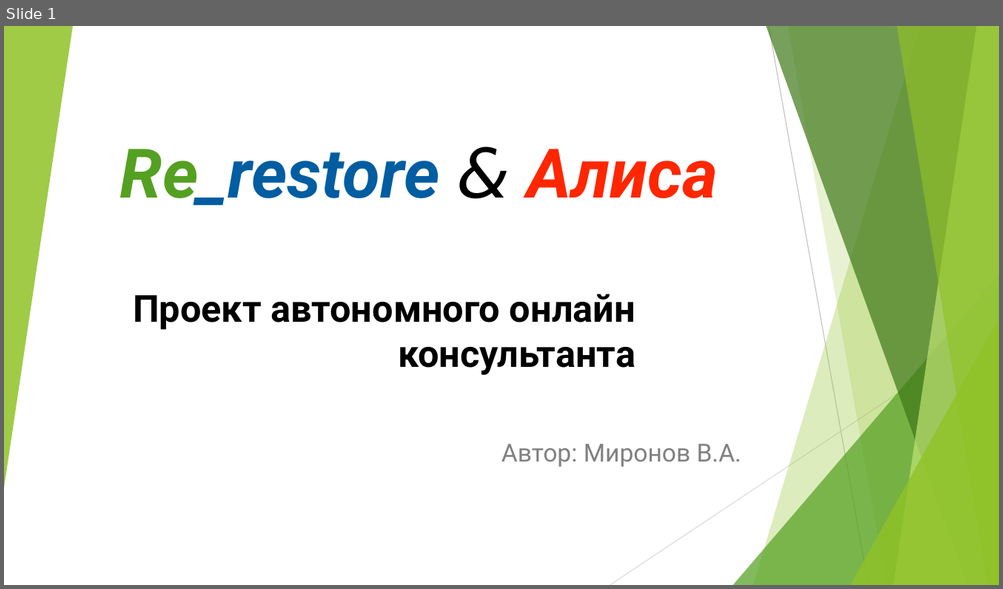
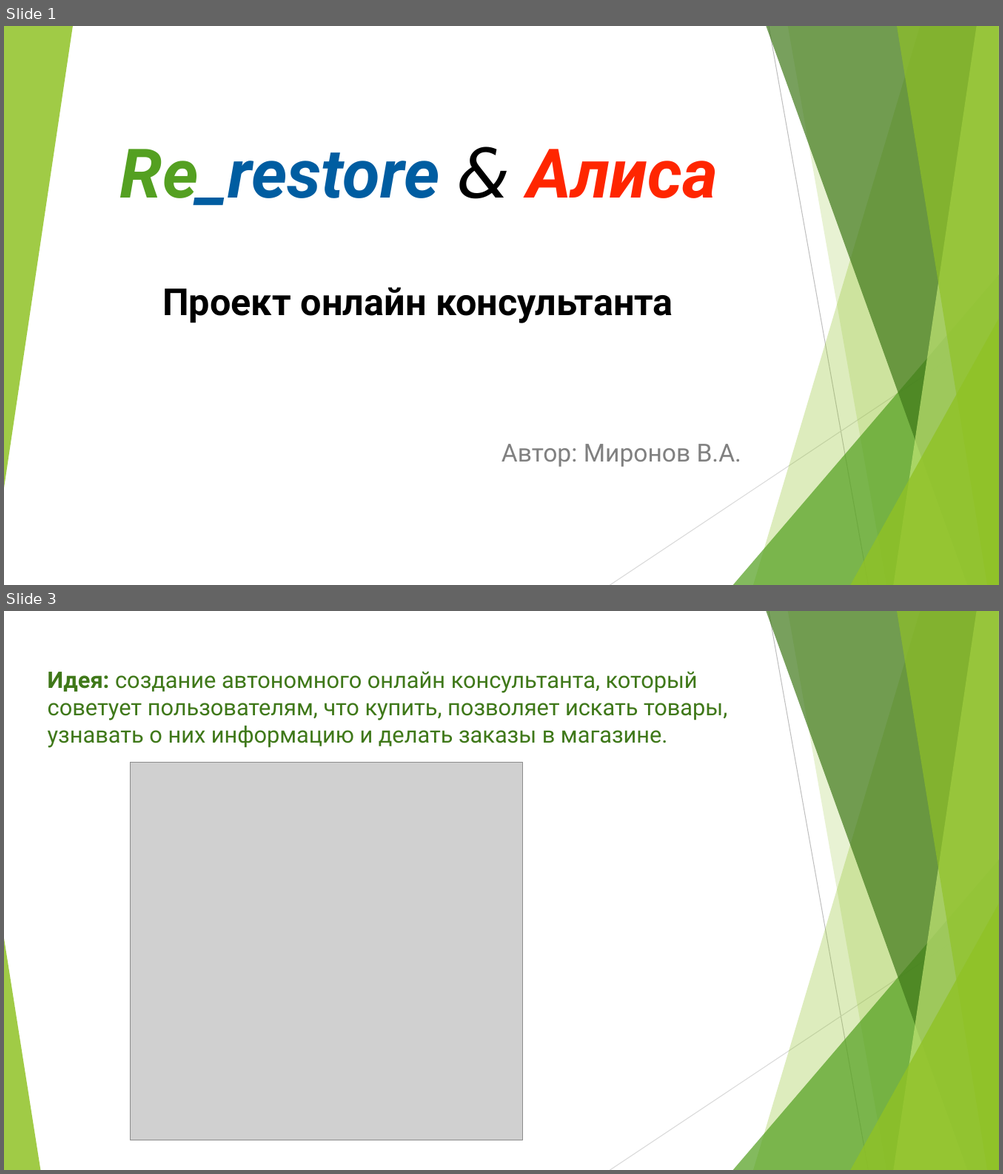
Before and after one commit to vlad120/Re_restore-Alice, a slide deck: Documents/API project presentation.pptx. Shown one above the other, each under a label of ours: slide 1 before the commit, slides 1 and 3 after it; the slides between them are not shown. The pictures are 1003x589 and 1003x1174 pixels, drawn with LibreOffice and Linux fonts; fonts in the diff are those of the drawing; grey boxes stand for pictures. Boxes give left, top, right and bottom in pixels: in the first picture for what was removed or moved away, otherwise in the second. Text is boxed around its words. In the diff, an @@ line names an element or a change of style, - is before the commit and + after.

```diff
--- a/Documents/API project presentation.pptx
+++ b/Documents/API project presentation.pptx
@@ slide 3 added at box(4, 611, 999, 1170), background #FFFFFF; not listed: 9 template elements that a slide beside it also shows @@
@@ text added at box(48, 672, 727, 748), 22 pt, text #3F7819 @@
+Идея: создание автономного онлайн консультанта, который советует пользователям, что купить, позволяет искать товары, узнавать о них информацию и делать заказы в магазине.
@@ picture added at box(130, 762, 523, 1140) @@
@@ triangle added at box(4, 939, 40, 1170), fill #90C226 at 85% opacity @@
@@ slide 1 changed as well @@
@@ title at box(162, 287, 673, 323): text changed @@
-Проект автономного онлайн консультанта
+Проект онлайн консультанта
```
Also in this commit, not shown: 5 other slides changed, 1 other slide added, 2 other files.
